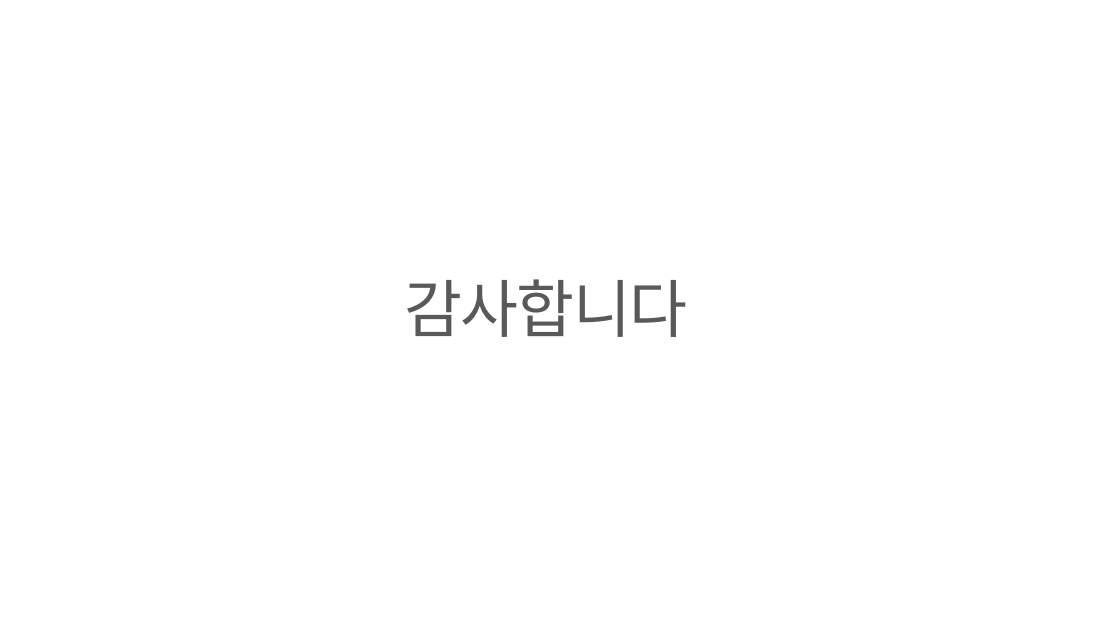
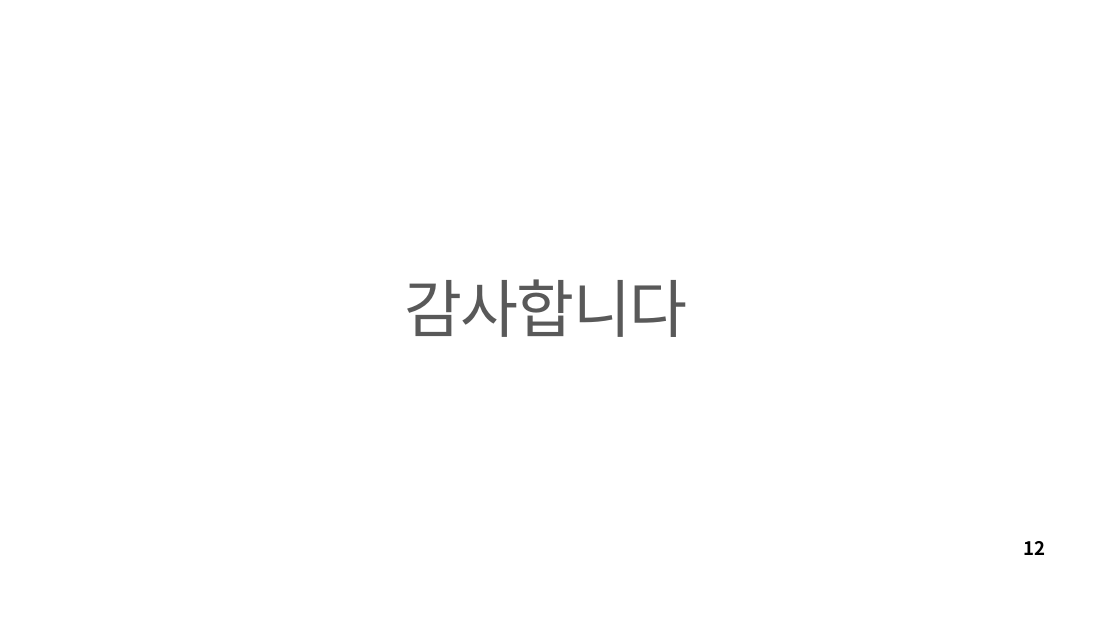
Before and after one commit to lsj7087/22.09-23.08_Baf_Management, a slide deck: slide 13 of 220924_session3/220924_세션3_모델평가_하이퍼파라미터튜닝.pptx (slide 11 before the commit). Drawn at 1120x630 pixels with LibreOffice and Linux fonts; fonts in the diff are those of the drawing; background and template pictures are left out. Boxes give left, top, right and bottom in pixels: in the first picture for what was removed or moved away, otherwise in the second. Text is boxed around its words. In the diff, an @@ line names an element or a change of style, - is before the commit and + after.

```diff
--- a/220924_session3/220924_세션3_모델평가_하이퍼파라미터튜닝.pptx
+++ b/220924_session3/220924_세션3_모델평가_하이퍼파라미터튜닝.pptx
@@ page number added at [1023, 541, 1045, 555], 16 pt, text #000000, bold @@
+12
```
Also in this commit, not shown: 10 other slides changed, 2 slides added, 1 other file.
